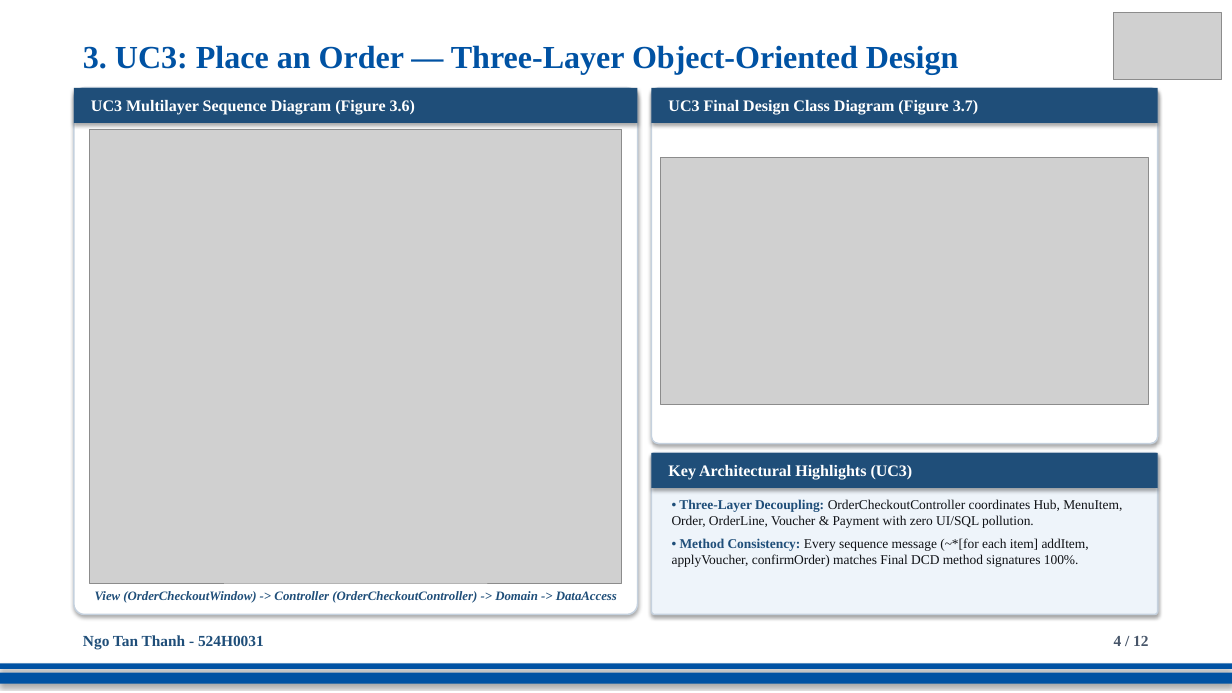
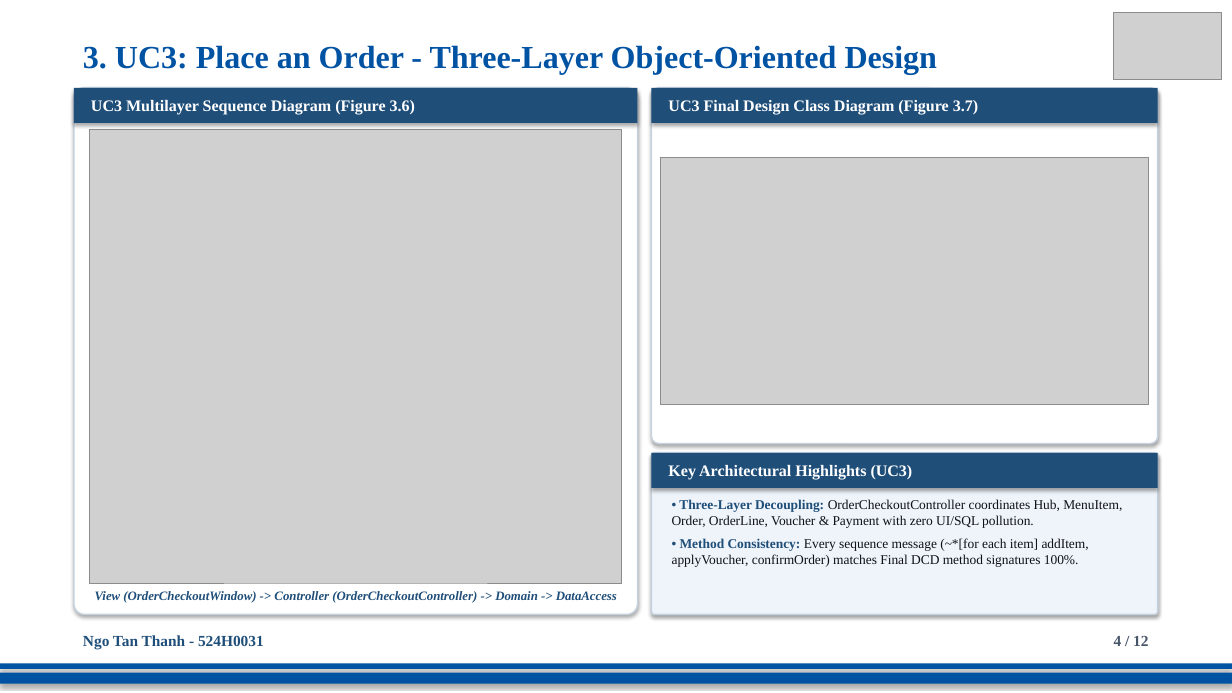
Before and after one commit to DoQuocTrung06/SaigonBite-RAD-TeamF10, a slide deck: slide 4 of Part_2/TeamF10_Presentation_for_SaigonBite.pptx. Drawn at 1232x693 pixels with LibreOffice and Linux fonts; fonts in the diff are those of the drawing; grey boxes stand for pictures. Boxes give left, top, right and bottom in pixels: in the first picture for what was removed or moved away, otherwise in the second. Text is boxed around its words. In the diff, an @@ line names an element or a change of style, - is before the commit and + after.

```diff
--- a/Part_2/TeamF10_Presentation_for_SaigonBite.pptx
+++ b/Part_2/TeamF10_Presentation_for_SaigonBite.pptx
@@ text at [83,45,938,75]: text changed @@
-3. UC3: Place an Order — Three-Layer Object-Oriented Design
+3. UC3: Place an Order - Three-Layer Object-Oriented Design
```
Also in this commit, not shown: 9 other slides changed, 1 other file.
